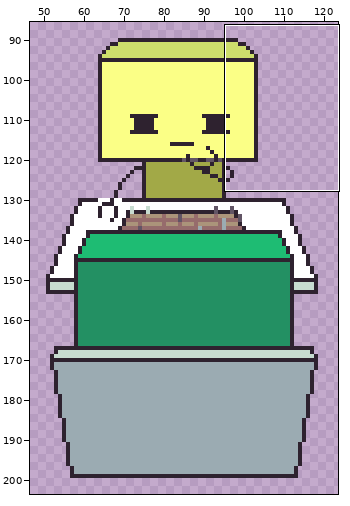
One commit to this pixel-art file: new-game-project/Images/aseprite Files/uiComponents/gamemodeButtons.aseprite. The first picture is a wide view before the edit; the outline marks the close-up.
Close-up. First the earlier version:
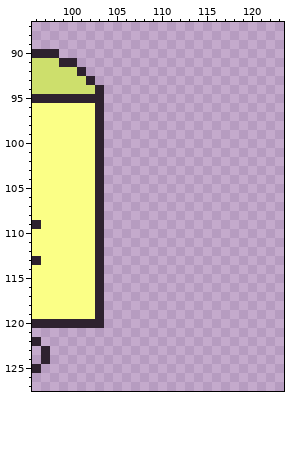
177x259 pixels, 1 frame. Shown: x 96..123, y 87..127. The wide view leaves out empty margins.
New version:
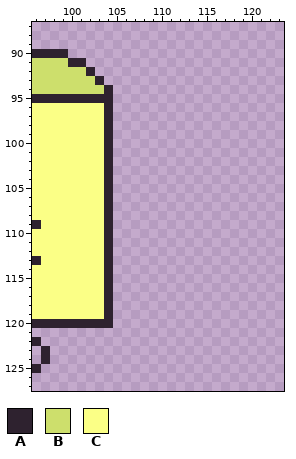
Palette (. is transparent): A #2e222f  B #cddf6c  C #fbff86
Difference:
Changed rows in their new state; - is an unchanged pixel.
Layer "Local/Opponent":
first column x 99:
 90 A-----
 91 B-A---
 92 --BA--
 93 ---BA-
 94 ----BA
 95 -----A
 96 ----CA
 97 ----CA
 98 ----CA
 99 ----CA
100 ----CA
101 ----CA
102 ----CA
103 ----CA
104 ----CA
105 ----CA
106 ----CA
107 ----CA
108 ----CA
109 ----CA
110 ----CA
111 ----CA
112 ----CA
113 ----CA
114 ----CA
115 ----CA
116 ----CA
117 ----CA
118 ----CA
119 ----CA
120 -----A
Changed places in both close-ups, as pixel boxes (x1, y1, x2, y2):
changed: (59, 49, 113, 328)
